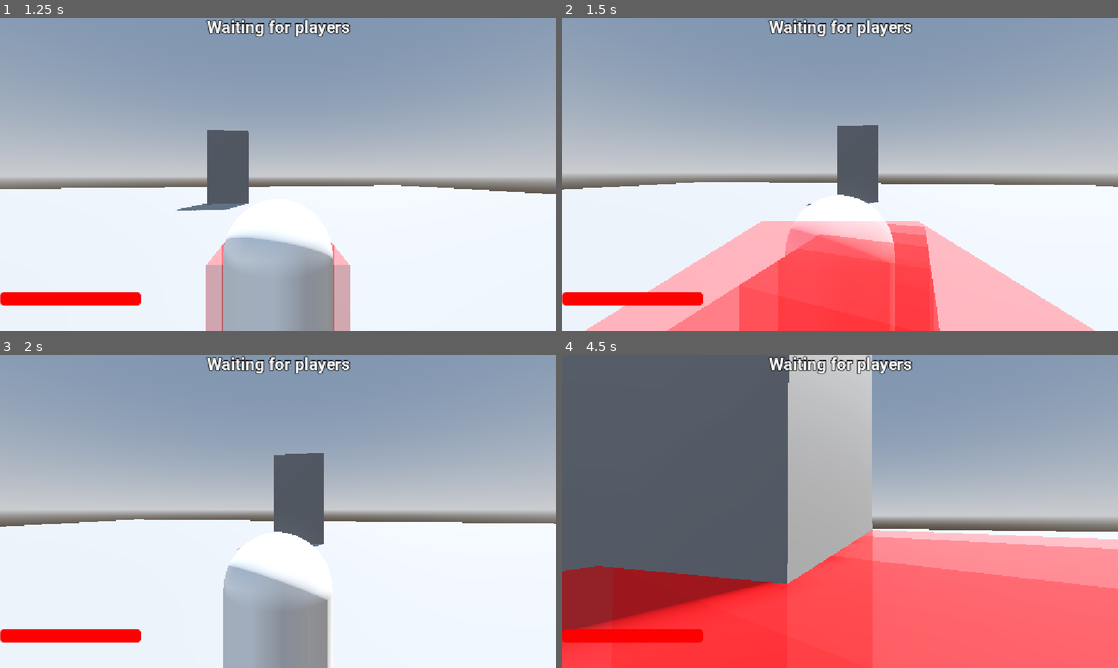
Above: before the commit, frames 1-4 (two rows, left to right).
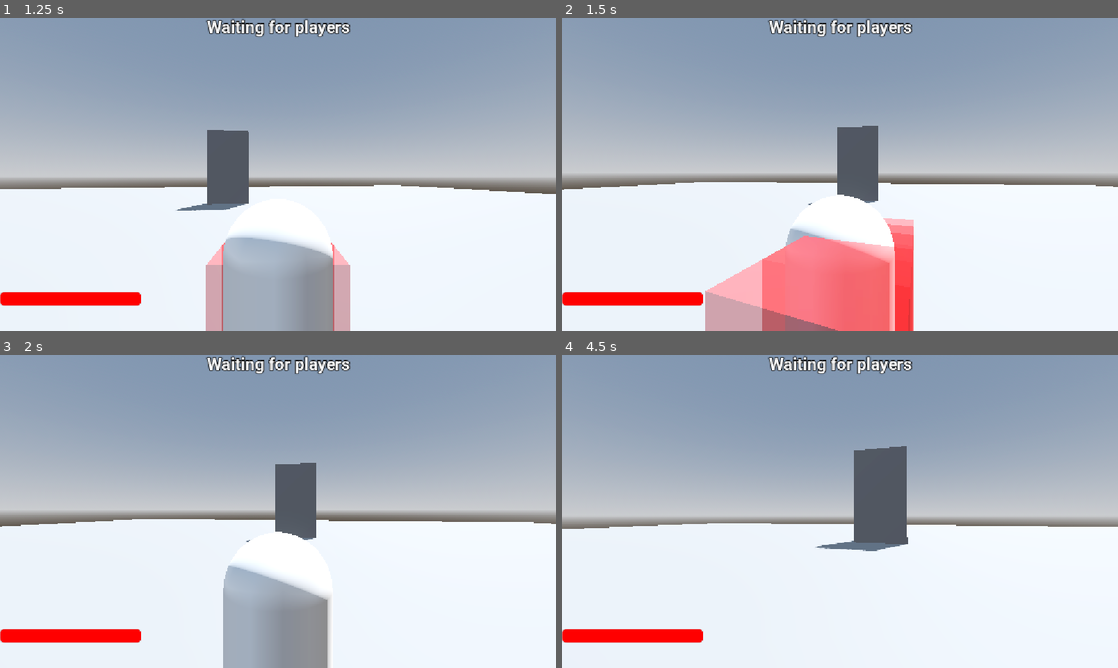
Above: after the commit, the same moments.

Repository: Virus01Official/forgotten_rewrite
Game: Godot game, scene res://main.tscn
Same seed, same stepped clock (60 frames per second), same inputs: the game is played once before the commit and once after it. The engine's default icon, where the game draws it, is replaced by a stand-in: a white triangle on a blue panel in a dark square.
Inputs (mouse positions are in pixels of both pictures, inside the frame that each line leads up to):
- Up to frame 1 (1.25 s): move the mouse to (305, 174) at 0.52 s; hold W (move_forward) from 0.53 s (still down); tap Q (Ability1) at 0.6 s
- Up to frame 2 (1.5 s): keep holding W (move_forward); move the mouse to (812, 174) at 1.27 s; tap E (Ability2) at 1.35 s
- Up to frame 3 (2 s): keep holding W (move_forward)
- Up to frame 4 (4.5 s): keep holding W (move_forward); move the mouse to (851, 505) at 2.02 s; tap R (Ability3) at 2.1 s; move the mouse to (834, 517) at 2.77 s; tap T (Ability4) at 2.85 s; move the mouse to (878, 514) at 3.52 s; click (878, 514) at 3.6 s; move the mouse to (795, 508) at 4.27 s; tap V (ChangeCam) at 4.35 s

Frame 1 is identical in both runs. In frame 2, 19% of the frame differs, in the area x 4-96%, y 34-100%; in frame 3, 0.9%; in frame 4, 74%, in the area x 0-100%, y 0-100%.

Commit message:
finished yixi's grab ability

Diff:
--- a/data/killers/yixi.json
+++ b/data/killers/yixi.json
@@ -9,7 +9,7 @@
 	"sprint_speed": 9.0
   },
   "music": {
-	"lms": "",
+	"lms": "res://assets/music/lms_bunny.mp3",
 	"chase": ""
   },
   "voicelines": {
--- a/main.tscn
+++ b/main.tscn
@@ -18,6 +18,7 @@
 transform = Transform3D(-2.8276256e-08, 0, 2.2219806, 0, 0.7596355, 0, -0.6468854, 0, -9.712586e-08, 0, 0.42656898, 5.3557405)
 
 [node name="LMS" type="AudioStreamPlayer" parent="." unique_id=419310731]
+volume_db = 3.0
 
 [node name="Intermission" type="Timer" parent="." unique_id=1830027606]
 wait_time = 30.0
--- a/scripts/ability_component.gd
+++ b/scripts/ability_component.gd
@@ -352,21 +352,70 @@
 	elif ability == "crouch":
 		$"..".crouching = not $"..".crouching
 		$"..".current_speed = $"..".WALK_SPEED / 2
-		$"..".apply_effect("invisibility", 1)
+		$"..".apply_effect("invisibility", 2)
 		$"..".usingAbility = false
 
 	elif ability == "yixi_grab":
 		$"..".current_speed = 0
 
+		var grabbed_ref: Array = []
 		var hit_flag: Array = []
 
 		var spawn_pos = $"..".global_position
 		spawn_pos.y -= 0.9
-		$"../..".add_hitbox(
-			$"..".hitboxes, spawn_pos, hit_flag, 25, "survivor", Vector3(2.0,1.0,2.0), slash_hit, $".."
+
+		await get_tree().create_timer(0.3).timeout
+
+		var instance = $"..".hitboxes.instantiate()
+		instance.hit_flag = hit_flag
+		instance.hit_killer = false
+		instance.damage = 10
+		instance.hitsfx = slash_hit
+		instance.scale = Vector3(2.0, 1.0, 2.0)
+		instance.og_plr = $".."
+
+		instance.body_entered.connect(func(body):
+			if grabbed_ref.is_empty() and "isKiller" in body and not body.isKiller:
+				grabbed_ref.append(body)
 		)
-		await get_tree().create_timer(0.05).timeout
-
+
+		$"../..".get_node("Hitboxes").add_child(instance)
+		instance.global_position = spawn_pos
+		instance.global_rotation = $"..".global_rotation
+
+		await get_tree().physics_frame
+		await get_tree().physics_frame
+		await get_tree().physics_frame
+		instance.queue_free()
+
+		if not grabbed_ref.is_empty():
+			var grabbed_player = grabbed_ref[0]
+
+			if grabbed_player.health > 0:
+				var original_speed = grabbed_player.current_speed
+				grabbed_player.current_speed = 0
+
+				for i in range(6):
+					if not is_instance_valid(grabbed_player) or grabbed_player.health <= 0:
+						break
+					var tick_flag: Array = []
+					var tick_pos = grabbed_player.global_position
+					tick_pos.y -= 0.9
+					$"../..".add_hitbox(
+						$"..".hitboxes, tick_pos, tick_flag, 5, "survivor",
+						Vector3(1.0, 1.0, 1.0), slash_hit, $".."
+					)
+					await get_tree().create_timer(0.3).timeout
+
+				if is_instance_valid(grabbed_player):
+					grabbed_player.current_speed = original_speed
+					var throw_dir = -$"..".transform.basis.z
+					throw_dir.y = 0.4
+					throw_dir = throw_dir.normalized()
+					grabbed_player.velocity = throw_dir * 18.0
+
+
+		await get_tree().create_timer(2.5).timeout
 		$"..".current_speed = $"..".WALK_SPEED
 		$"..".usingAbility = false
 
--- a/scripts/effect_component.gd
+++ b/scripts/effect_component.gd
@@ -16,6 +16,17 @@
 				mesh_instance.set_surface_override_material(0, unique_mat)
 			else:
 				push_error("No material found on MeshInstance3D! (>_<)")
+		elif level == 2:
+			var mesh_instance = player.get_node('CollisionShape3D/MeshInstance3D')
+			var material = mesh_instance.get_active_material(0)
+
+			if material:
+				var unique_mat = material.duplicate()
+				unique_mat.transparency = BaseMaterial3D.TRANSPARENCY_ALPHA
+				unique_mat.albedo_color.a = 0.75
+				mesh_instance.set_surface_override_material(0, unique_mat)
+			else:
+				push_error("No material found on MeshInstance3D! (>_<)")
 	else:
 		print(effect)
 
--- a/scripts/main.gd
+++ b/scripts/main.gd
@@ -1,6 +1,9 @@
 extends Node
 
-var intermission_started := false
+var intermission_started = false
+
+var in_round = true
+var lms_started = false
 
 func add_hitbox(hitbox, pos, hit_flag: Array, damage, Hittarget: String, size: Vector3, hitsfx, source_player = null) -> void:
 	var instance = hitbox.instantiate()
@@ -40,6 +43,14 @@
 			player.get_node("player_ui/SpectatorStuff/Label").text = \
 				"Intermission: " + str(snapped($Intermission.time_left, 1.0))
 
+	if in_round and not lms_started:
+		if get_player_count() > 1:
+			for player in get_players():
+				if player.is_Killer:
+					lms_started = true
+					start_lms(player.equipped_killer)
+
+
 func get_player_count() -> int:
 	return get_tree().get_nodes_in_group("players").size()
 
@@ -69,9 +80,27 @@
 	pass
 
 func start_lms(killer):
-	$LMS.stream = get_lms(killer)
-	AudioServer.set_bus_volume_db(1, 0)
-	$LMS.play()
+	var stream_path = get_lms(killer)
+	if stream_path == "" or not ResourceLoader.exists(stream_path):
+		push_warning("No LMS music found for killer: " + killer)
+		return
+	ResourceLoader.load_threaded_request(stream_path)
+	_await_lms_load(stream_path)
+
+func _await_lms_load(stream_path: String):
+	while true:
+		var status = ResourceLoader.load_threaded_get_status(stream_path)
+		if status == ResourceLoader.THREAD_LOAD_LOADED:
+			var stream = ResourceLoader.load_threaded_get(stream_path)
+			$LMS.stream = stream
+			AudioServer.set_bus_volume_db(1, 0)
+			$LMS.play()
+			print("LMS playing: ", $LMS.playing)
+			return
+		elif status == ResourceLoader.THREAD_LOAD_FAILED:
+			push_warning("Failed to load LMS music: " + stream_path)
+			return
+		await get_tree().process_frame
 
 func get_lms(killer: String):
 	var killer_data = CharData.get_killer(killer)
--- a/scripts/test_npc.gd
+++ b/scripts/test_npc.gd
@@ -1,19 +1,22 @@
 extends CharacterBody3D
-
 
 const SPEED = 5.0
 const JUMP_VELOCITY = 4.5
+var current_speed = 5.0
 
 @export var isKiller = true
+
 var health = 100
-
 var weakness = 0
-
 var stunned = false
 
 func _physics_process(delta: float) -> void:
-	# Add the gravity.
 	if not is_on_floor():
 		velocity += get_gravity() * delta
 
+	# Drain horizontal velocity based on current_speed uwu~
+	# When current_speed is 0 (grabbed!), it stops vewy quickly (≧◡≦)
+	velocity.x = move_toward(velocity.x, 0, (SPEED - current_speed + SPEED) * delta * 10.0)
+	velocity.z = move_toward(velocity.z, 0, (SPEED - current_speed + SPEED) * delta * 10.0)
+
 	move_and_slide()
Binary file added: assets/models/John_Doe.fbx
Not shown, added: assets/models/John_Doe.fbx.import
